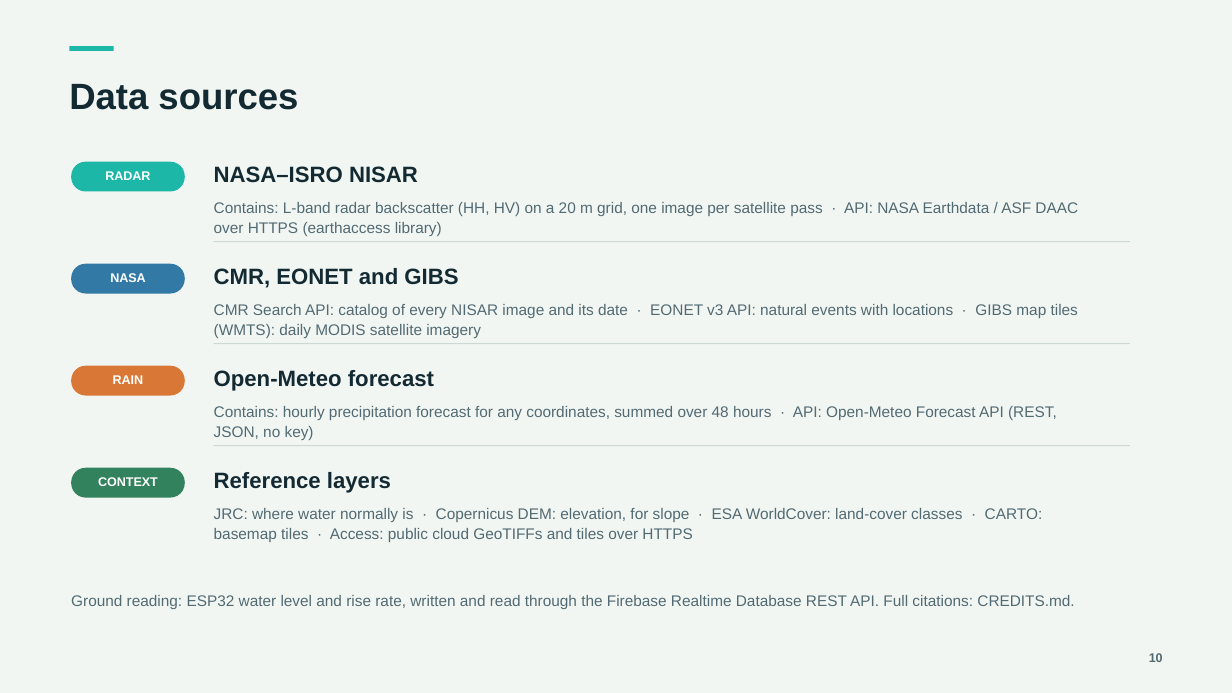
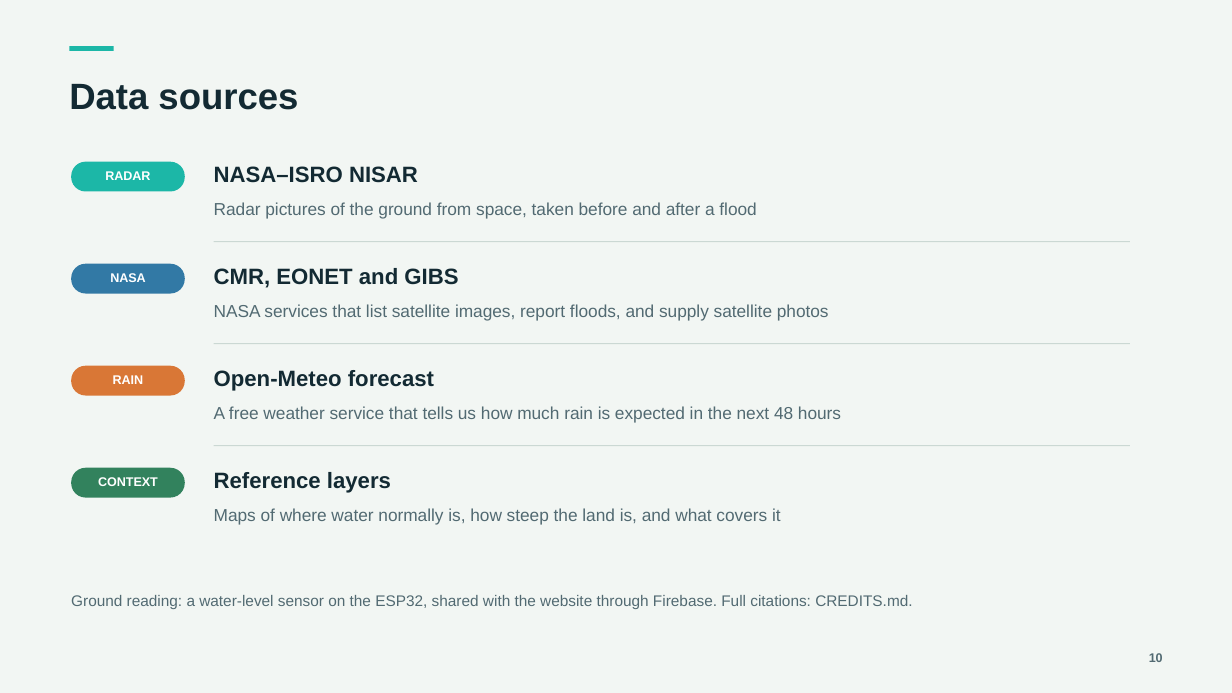
Before and after one commit to Virhamand/TerraWatch-Radar-Flood-Alerts, a slide deck: slide 10 of docs/TerraWatch_Project_Overview.pptx. Drawn at 1232x693 pixels with LibreOffice and Linux fonts; fonts in the diff are those of the drawing. Boxes give left, top, right and bottom in pixels: in the first picture for what was removed or moved away, otherwise in the second. Text is boxed around its words. In the diff, an @@ line names an element or a change of style, - is before the commit and + after.

```diff
--- a/docs/TerraWatch_Project_Overview.pptx
+++ b/docs/TerraWatch_Project_Overview.pptx
@@ text at bbox=[214, 202, 756, 219]: text changed; size 12 to 13.5 pt @@
-Contains: L-band radar backscatter (HH, HV) on a 20 m grid, one image per satellite pass · API: NASA Earthdata / ASF DAAC over HTTPS (earthaccess library)
+Radar pictures of the ground from space, taken before and after a flood
@@ text at bbox=[214, 304, 829, 321]: text changed; size 12 to 13.5 pt @@
-CMR Search API: catalog of every NISAR image and its date · EONET v3 API: natural events with locations · GIBS map tiles (WMTS): daily MODIS satellite imagery
+NASA services that list satellite images, report floods, and supply satellite photos
@@ text at bbox=[214, 406, 841, 423]: text changed; size 12 to 13.5 pt @@
-Contains: hourly precipitation forecast for any coordinates, summed over 48 hours · API: Open-Meteo Forecast API (REST, JSON, no key)
+A free weather service that tells us how much rain is expected in the next 48 hours
@@ text at bbox=[214, 508, 781, 525]: text changed; size 12 to 13.5 pt @@
-JRC: where water normally is · Copernicus DEM: elevation, for slope · ESA WorldCover: land-cover classes · CARTO: basemap tiles · Access: public cloud GeoTIFFs and tiles over HTTPS
+Maps of where water normally is, how steep the land is, and what covers it
@@ text at bbox=[71, 595, 912, 609]: text changed @@
-Ground reading: ESP32 water level and rise rate, written and read through the Firebase Realtime Database REST API. Full citations: CREDITS.md.
+Ground reading: a water-level sensor on the ESP32, shared with the website through Firebase. Full citations: CREDITS.md.
```
